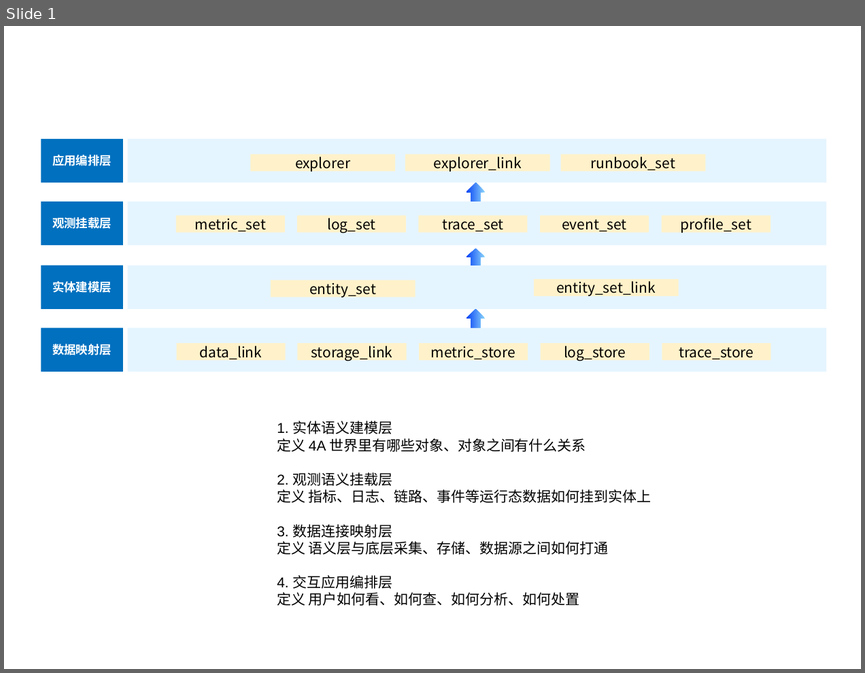
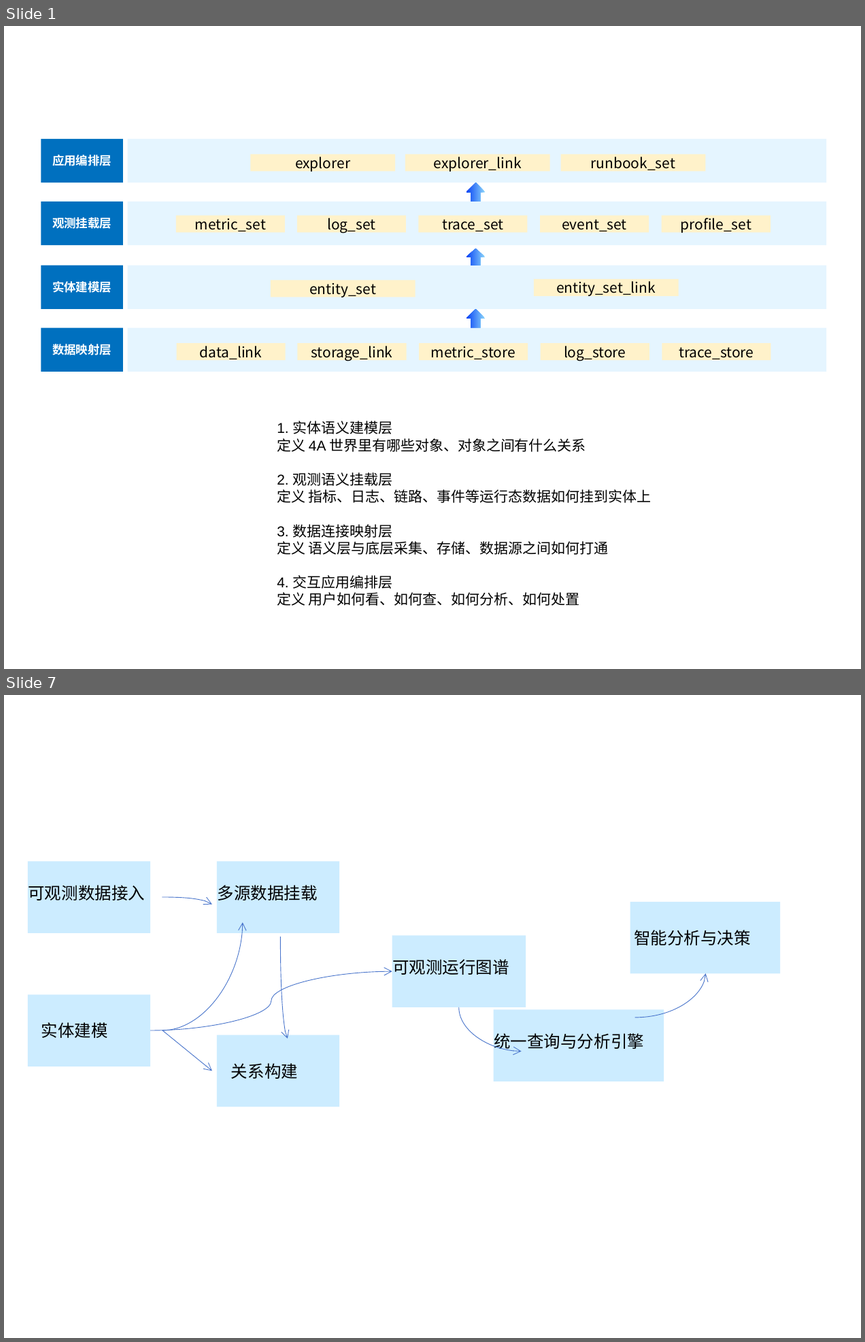
Before and after one commit to lichaoaaron/MModel, a slide deck: 架构/数据架构图.pptx. Shown one above the other, each under a label of ours: slide 1 before the commit, slides 1 and 7 after it; the slides between them are not shown. The pictures are 865x673 and 865x1342 pixels, drawn with LibreOffice and Linux fonts; fonts in the diff are those of the drawing. Boxes give left, top, right and bottom in pixels: in the first picture for what was removed or moved away, otherwise in the second. Text is boxed around its words. In the diff, an @@ line names an element or a change of style, - is before the commit and + after.

```diff
--- a/架构/数据架构图.pptx
+++ b/架构/数据架构图.pptx
@@ slide 7 added at <box>4,695,861,1338</box>, background #FFFFFF @@
@@ rectangle added at <box>28,861,150,933</box>, fill #CCECFF, 14 pt, text #000000 @@
+可观测数据接入
@@ rectangle added at <box>216,861,339,933</box>, fill #CCECFF, 14 pt, text #000000 @@
+多源数据挂载
@@ curved arrow added from (162, 897) to (212, 904), #4874CB 0.5 pt @@
@@ rectangle added at <box>630,902,781,974</box>, fill #CCECFF, 14 pt, text #000000 @@
+智能分析与决策
@@ curved arrow added from (162, 1030) to (242, 922), #4874CB 0.5 pt @@
@@ curved arrow added from (281, 936) to (288, 1038), #4874CB 0.5 pt @@
@@ rectangle added at <box>392,936,526,1008</box>, fill #CCECFF, 14 pt, text #000000 @@
+可观测运行图谱
@@ curved arrow added from (150, 1030) to (392, 971), #4874CB 0.5 pt @@
@@ curved arrow added from (634, 1017) to (706, 974), #4874CB 0.5 pt @@
@@ rectangle added at <box>28,994,150,1066</box>, fill #CCECFF, 14 pt, text #000000 @@
+实体建模
@@ curved arrow added from (459, 1007) to (521, 1051), #4874CB 0.5 pt @@
@@ rectangle added at <box>493,1009,664,1081</box>, fill #CCECFF, 14 pt, text #000000 @@
+统一查询与分析引擎
@@ arrow added from (162, 1030) to (212, 1070), #4874CB 0.5 pt @@
@@ rectangle added at <box>216,1035,339,1107</box>, fill #CCECFF, 14 pt, text #000000 @@
+关系构建
```
Also in this commit, not shown: 6 other slides added, 17 other files.
